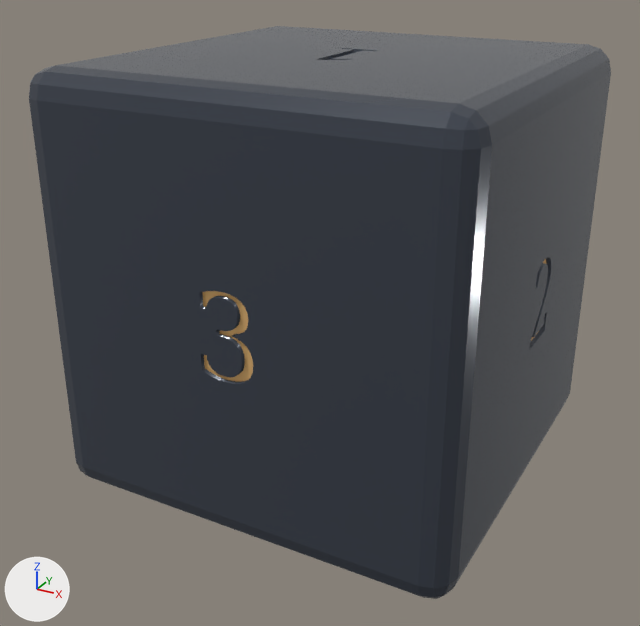
Renders of the glTF model src/assets/generated/d6_boolean_engraved.glb from each side of a commit.
Rendered twice from a 50 mm camera at (1.15, -2.221, 0.936) aimed at (-0.027, -0.082, -0.134). Every picture has the same lights, and +X, +Y and +Z are marked at lower left. The first picture is the older version. Where no turn or scale is listed for an object, it has been applied to the vertices.

Names of what the first picture shows: 'Recessed_Bronze_Number_Geometry', 'Sculpted_Obsidian'.
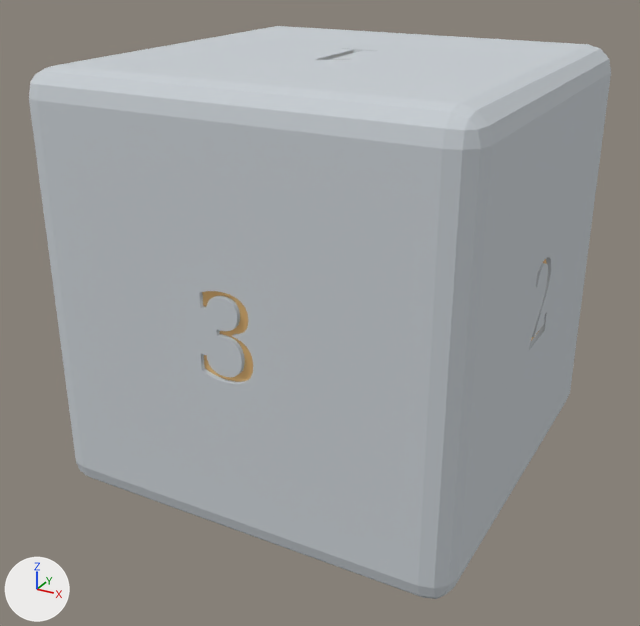
What changed in the scene script:
```text
Add img_obsidian_albedo:
    img_obsidian_albedo = load_image('obsidian_albedo', '_unpacked/obsidian_albedo', 256, 256, 'sRGB')
Add img_obsidian_normal:
    img_obsidian_normal = load_image('obsidian_normal', '_unpacked/obsidian_normal', 256, 256, 'Non-Color')
Add img_obsidian_roughness:
    img_obsidian_roughness = load_image('obsidian_roughness', '_unpacked/obsidian_roughness', 256, 256, 'Non-Color')
Change mat_blackobsidan_d6:
    remove # nodes: BsdfPrincipled, OutputMaterial
    remove # colours: greyish blue #3e444f
    nodes: BsdfPrincipled, Math, NormalMap, OutputMaterial, SeparateColor, TexImage x3
    uses the picture img_obsidian_albedo
    uses the picture img_obsidian_normal
    uses the picture img_obsidian_roughness
```

Where the change shows, as pixel boxes [x1, y1, x2, y2] in the pictures (640 x 626 px):
'Sculpted_Obsidian', surface changed (lighter)
    both: [29, 26, 611, 599]
